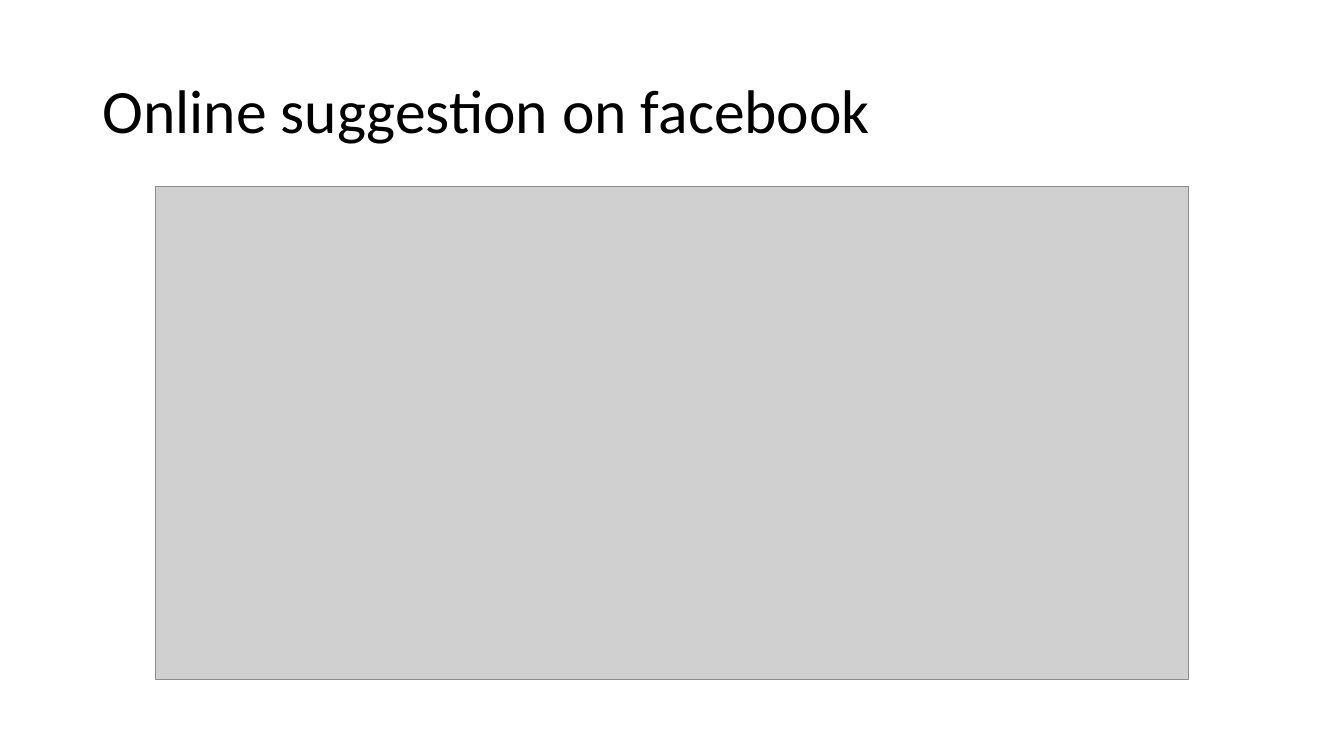
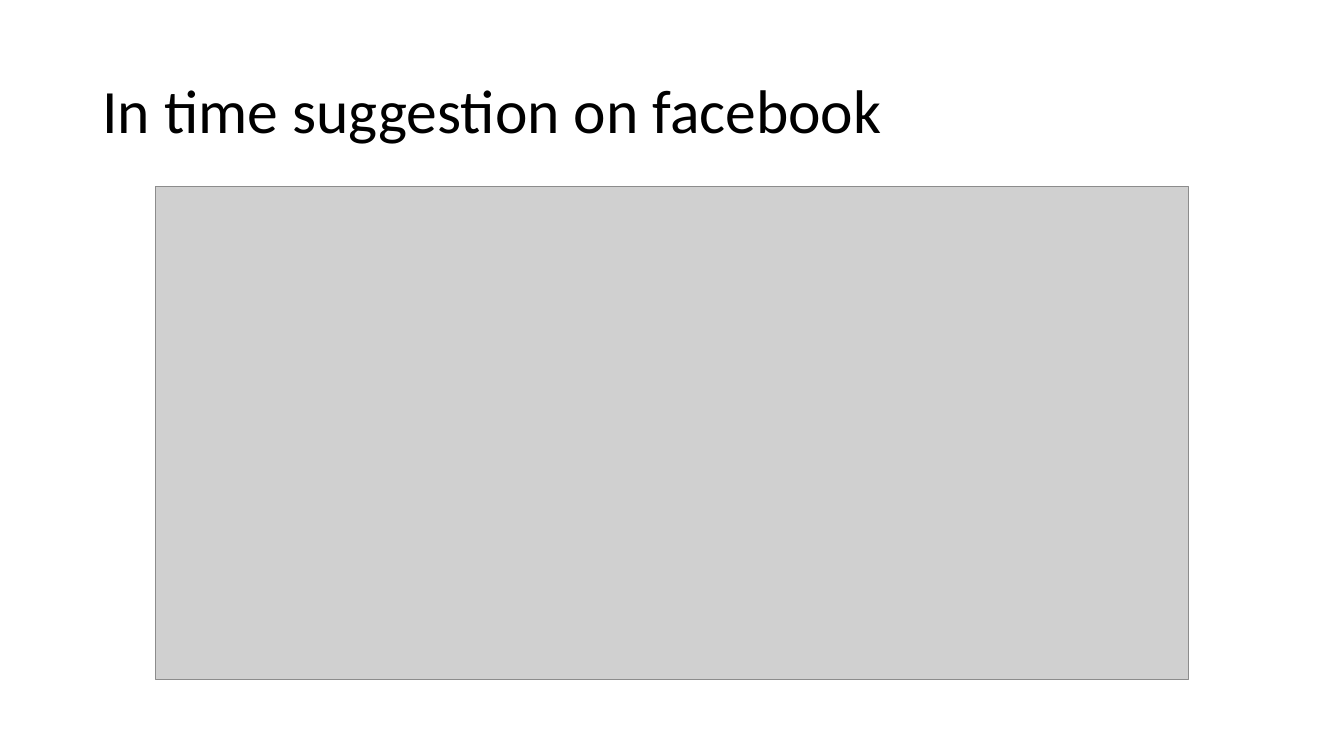
Before and after one commit to ernie55ernie/ShoppingCart, a slide deck: slide 18 of DM_PJ03_Probability.pptx (slide 17 before the commit). Drawn at 1344x756 pixels with LibreOffice and Linux fonts; fonts in the diff are those of the drawing; grey boxes stand for pictures. Boxes give left, top, right and bottom in pixels: in the first picture for what was removed or moved away, otherwise in the second. Text is boxed around its words. In the diff, an @@ line names an element or a change of style, - is before the commit and + after.

```diff
--- a/DM_PJ03_Probability.pptx
+++ b/DM_PJ03_Probability.pptx
@@ title at (102, 90, 881, 144): text changed @@
-Online suggestion on facebook
+In time suggestion on facebook
```
Also in this commit, not shown: 2 other slides changed, 1 slide added, 1 other file.
